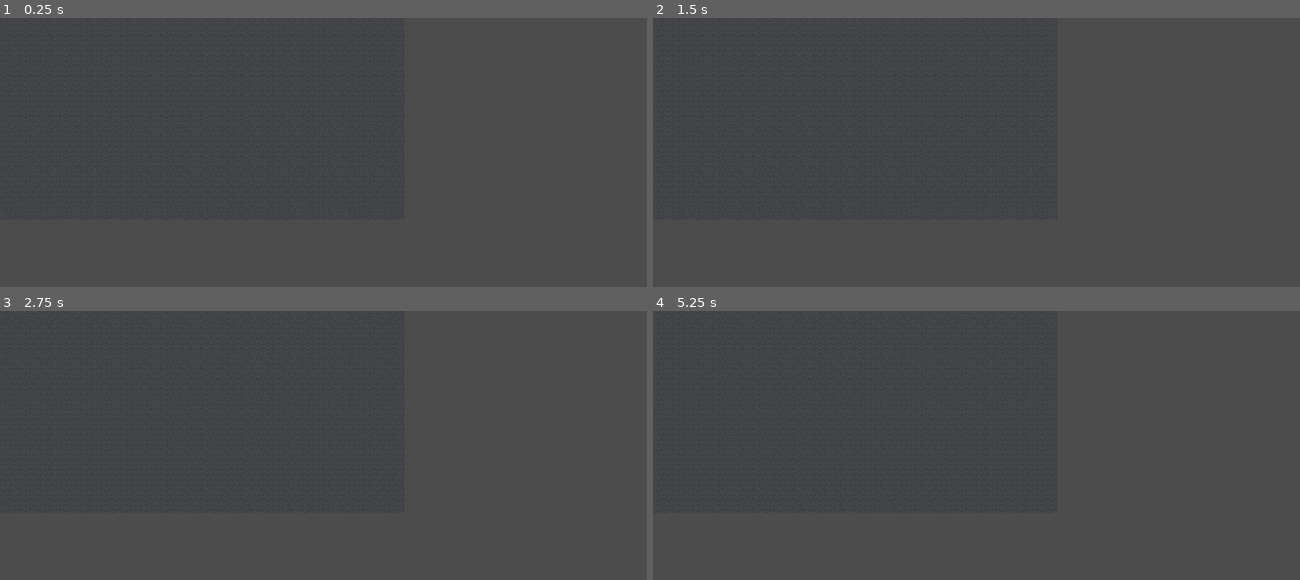
Above: before the commit, frames 1-4 (two rows, left to right).
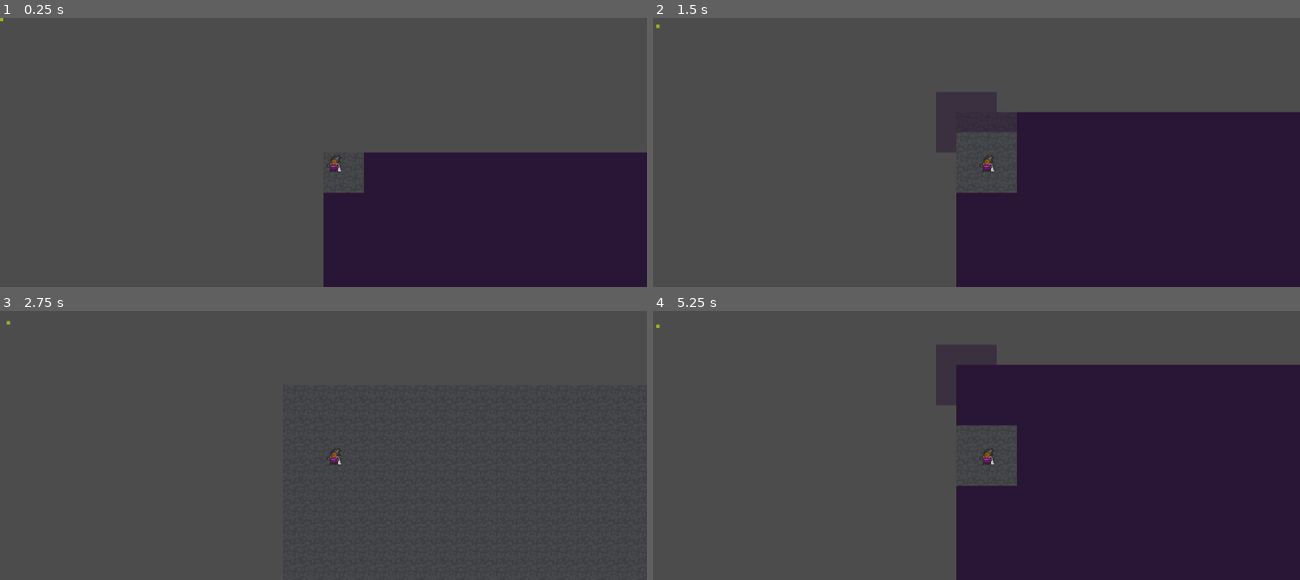
Above: after the commit, the same moments.

Repository: BlueRogue11/LevelGen
Game: Godot game, scene res://src/main/main.tscn
The game is run twice, just before and just after one commit, with the same random seed, the same clock (stepped at 60 frames per second) and the same inputs.
Inputs:
- Up to frame 1 (0.25 s): no input
- Up to frame 2 (1.5 s): tap Enter at 0.5 s; hold Keypad 3 (DownRight) 0.53-1.28 s; tap C (Collision_Toggle) at 0.6 s; tap Space at 1.25 s; hold Keypad 5 (Down) from 1.28 s (still down); tap R (Region_Toggle) at 1.35 s
- Up to frame 3 (2.75 s): tap Enter at 2 s; release Keypad 5 (Down) at 2.03 s; hold Keypad 3 (DownRight) from 2.03 s (still down); tap V (Visibility_Calc_Toggle) at 2.1 s
- Up to frame 4 (5.25 s): tap Space at 2.75, 4.25 s; release Keypad 3 (DownRight) at 2.78 s; hold Keypad 8 (Up) 2.78-3.53 s; tap W (Wait) at 2.85 s; tap Enter at 3.5 s; hold Keypad 1 (DownLeft) 3.53-5.03 s; tap C (Collision_Toggle) at 3.6 s; tap R (Region_Toggle) at 4.35 s; hold Keypad 5 (Down) from 5.03 s (still down); tap V (Visibility_Calc_Toggle) at 5.1 s

The runs differ from the first frame. In frame 1, 24% of the frame differs, in the area x 0-100%, y 0-100%; in frame 2, 32%; in frame 3, less than 0.1%; in frame 4, 41%, in the area x 0-100%, y 4-100%.
Error in both runs: Invalid call. Nonexistent function 'init' in base 'Room'. (res://src/level_gen/LevelGenerator.gd:199)

Commit message:
Clean up to focus program Removed scent tracking Removed collision detection Changed movement to vim default keys

Diff:
--- a/project.godot
+++ b/project.godot
@@ -106,41 +106,49 @@
 Up={
 "deadzone": 0.5,
 "events": [ Object(InputEventKey,"resource_local_to_scene":false,"resource_name":"","device":0,"alt":false,"shift":false,"control":false,"meta":false,"command":false,"pressed":false,"scancode":16777358,"unicode":0,"echo":false,"script":null)
+, Object(InputEventKey,"resource_local_to_scene":false,"resource_name":"","device":0,"alt":false,"shift":false,"control":false,"meta":false,"command":false,"pressed":false,"scancode":75,"unicode":0,"echo":false,"script":null)
  ]
 }
 Down={
 "deadzone": 0.5,
 "events": [ Object(InputEventKey,"resource_local_to_scene":false,"resource_name":"","device":0,"alt":false,"shift":false,"control":false,"meta":false,"command":false,"pressed":false,"scancode":16777355,"unicode":0,"echo":false,"script":null)
+, Object(InputEventKey,"resource_local_to_scene":false,"resource_name":"","device":0,"alt":false,"shift":false,"control":false,"meta":false,"command":false,"pressed":false,"scancode":74,"unicode":0,"echo":false,"script":null)
  ]
 }
 Left={
 "deadzone": 0.5,
 "events": [ Object(InputEventKey,"resource_local_to_scene":false,"resource_name":"","device":0,"alt":false,"shift":false,"control":false,"meta":false,"command":false,"pressed":false,"scancode":16777354,"unicode":0,"echo":false,"script":null)
+, Object(InputEventKey,"resource_local_to_scene":false,"resource_name":"","device":0,"alt":false,"shift":false,"control":false,"meta":false,"command":false,"pressed":false,"scancode":72,"unicode":0,"echo":false,"script":null)
  ]
 }
 Right={
 "deadzone": 0.5,
 "events": [ Object(InputEventKey,"resource_local_to_scene":false,"resource_name":"","device":0,"alt":false,"shift":false,"control":false,"meta":false,"command":false,"pressed":false,"scancode":16777356,"unicode":0,"echo":false,"script":null)
+, Object(InputEventKey,"resource_local_to_scene":false,"resource_name":"","device":0,"alt":false,"shift":false,"control":false,"meta":false,"command":false,"pressed":false,"scancode":76,"unicode":0,"echo":false,"script":null)
  ]
 }
 UpLeft={
 "deadzone": 0.5,
 "events": [ Object(InputEventKey,"resource_local_to_scene":false,"resource_name":"","device":0,"alt":false,"shift":false,"control":false,"meta":false,"command":false,"pressed":false,"scancode":16777357,"unicode":0,"echo":false,"script":null)
+, Object(InputEventKey,"resource_local_to_scene":false,"resource_name":"","device":0,"alt":false,"shift":false,"control":false,"meta":false,"command":false,"pressed":false,"scancode":89,"unicode":0,"echo":false,"script":null)
  ]
 }
 DownLeft={
 "deadzone": 0.5,
 "events": [ Object(InputEventKey,"resource_local_to_scene":false,"resource_name":"","device":0,"alt":false,"shift":false,"control":false,"meta":false,"command":false,"pressed":false,"scancode":16777351,"unicode":0,"echo":false,"script":null)
+, Object(InputEventKey,"resource_local_to_scene":false,"resource_name":"","device":0,"alt":false,"shift":false,"control":false,"meta":false,"command":false,"pressed":false,"scancode":66,"unicode":0,"echo":false,"script":null)
  ]
 }
 UpRight={
 "deadzone": 0.5,
 "events": [ Object(InputEventKey,"resource_local_to_scene":false,"resource_name":"","device":0,"alt":false,"shift":false,"control":false,"meta":false,"command":false,"pressed":false,"scancode":16777359,"unicode":0,"echo":false,"script":null)
+, Object(InputEventKey,"resource_local_to_scene":false,"resource_name":"","device":0,"alt":false,"shift":false,"control":false,"meta":false,"command":false,"pressed":false,"scancode":85,"unicode":0,"echo":false,"script":null)
  ]
 }
 DownRight={
 "deadzone": 0.5,
 "events": [ Object(InputEventKey,"resource_local_to_scene":false,"resource_name":"","device":0,"alt":false,"shift":false,"control":false,"meta":false,"command":false,"pressed":false,"scancode":16777353,"unicode":0,"echo":false,"script":null)
+, Object(InputEventKey,"resource_local_to_scene":false,"resource_name":"","device":0,"alt":false,"shift":false,"control":false,"meta":false,"command":false,"pressed":false,"scancode":78,"unicode":0,"echo":false,"script":null)
  ]
 }
 Minimap_Toggle={
--- a/src/ai/PlayerInput.gd
+++ b/src/ai/PlayerInput.gd
@@ -43,13 +43,15 @@
 		if !new_pos == Vector2(-1,-1):
 			action = get_parent().get_node("Actions/Walk")
 			action.new_pos = new_pos
-			if me.stats.ghost_walk:
-				if !level.pathfinder.actor_at_location(new_pos):
-					get_player_input = false
-					emit_signal("got_player_action")
-			elif level.pathfinder.is_free(new_pos):
-					get_player_input = false
-					emit_signal("got_player_action")
+			get_player_input = false
+			emit_signal("got_player_action")
+			# if me.stats.ghost_walk:
+				# # if !level.pathfinder.actor_at_location(new_pos):
+				# get_player_input = false
+				# emit_signal("got_player_action")
+			# elif level.pathfinder.is_free(new_pos):
+					# get_player_input = false
+					# emit_signal("got_player_action")
 
 
 
--- a/src/level_gen/Level.gd
+++ b/src/level_gen/Level.gd
@@ -37,28 +37,28 @@
 	turn_num = turn_num + 1
 
 	#Update scent map.
-	var remove = []
-	for x in range(map.size()):
-		for y in range(map[0].size()):
-			if map[x][y].scents.size() > 0:
+	# var remove = []
+	# for x in range(map.size()):
+		# for y in range(map[0].size()):
+			# if map[x][y].scents.size() > 0:
 
-				for actor in map[x][y].scents.keys():
-					map[x][y].scents[actor] = map[x][y].scents[actor] - 1
-					if map[x][y].scents[actor] == 0:
-						remove.append(actor)
+				# for actor in map[x][y].scents.keys():
+					# map[x][y].scents[actor] = map[x][y].scents[actor] - 1
+					# if map[x][y].scents[actor] == 0:
+						# remove.append(actor)
 
-			for actor in remove:
-				map[x][y].scents.erase(actor)
-			remove.clear()
+			# for actor in remove:
+				# map[x][y].scents.erase(actor)
+			# remove.clear()
 
 func request_walk(actor : Actor, new_pos : Vector2) -> bool:
 	var move = false
-	if map.is_in_bounds(new_pos):
+	if map.point_in_bounds(new_pos):
 			move = true
 	if move:
-		#Mark scent.
-		if actor.stats.has_scent && map[actor.tile_pos.x][actor.tile_pos.y].passable:
-			map[actor.tile_pos.x][actor.tile_pos.y].scents[actor] = 10
+		# #Mark scent.
+		# if actor.stats.has_scent && map[actor.tile_pos.x][actor.tile_pos.y].passable:
+			# map[actor.tile_pos.x][actor.tile_pos.y].scents[actor] = 10
 		set_actor_position(actor,new_pos)
 		return true
 	else:
--- a/src/main/main.gd
+++ b/src/main/main.gd
@@ -14,5 +14,5 @@
 	dungeon = load(first_dungeon_path).instance()
 	add_child(dungeon)
 	yield(get_tree(), "idle_frame")
-	#hero = load("res://src/actors/Player.tscn").instance()
-	#dungeon.enter_dungeon(hero)
+	hero = load("res://src/actors/Player.tscn").instance()
+	dungeon.enter_dungeon(hero)
Not shown, removed: src/level_gen/.LevelGenerator.gd.swp
Not shown, removed: src/level_gen/.MessageBox.gd.swp
